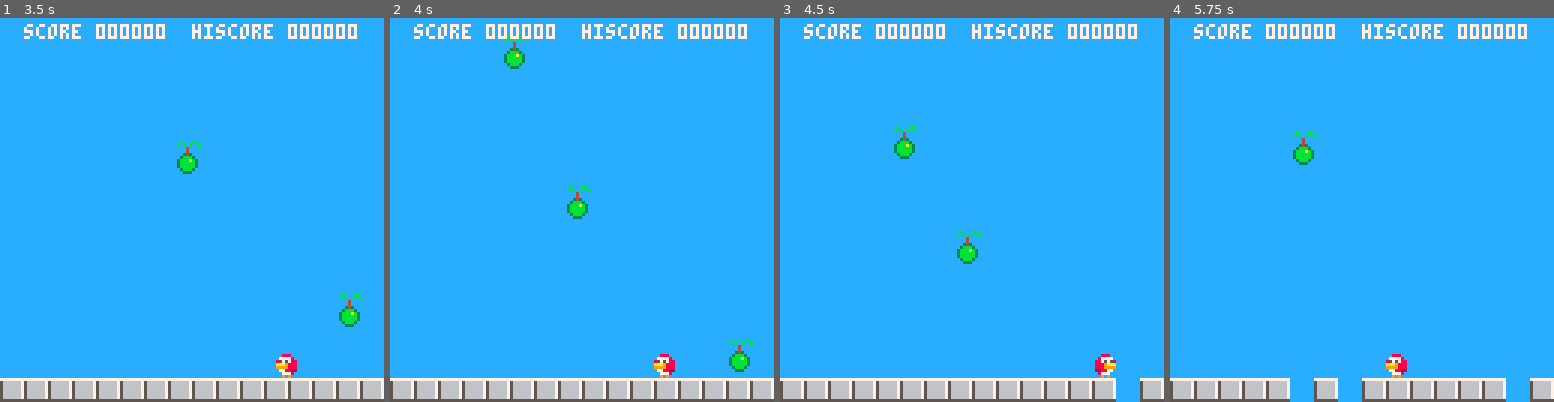
Above: before the commit, frames 1-4 (left to right).
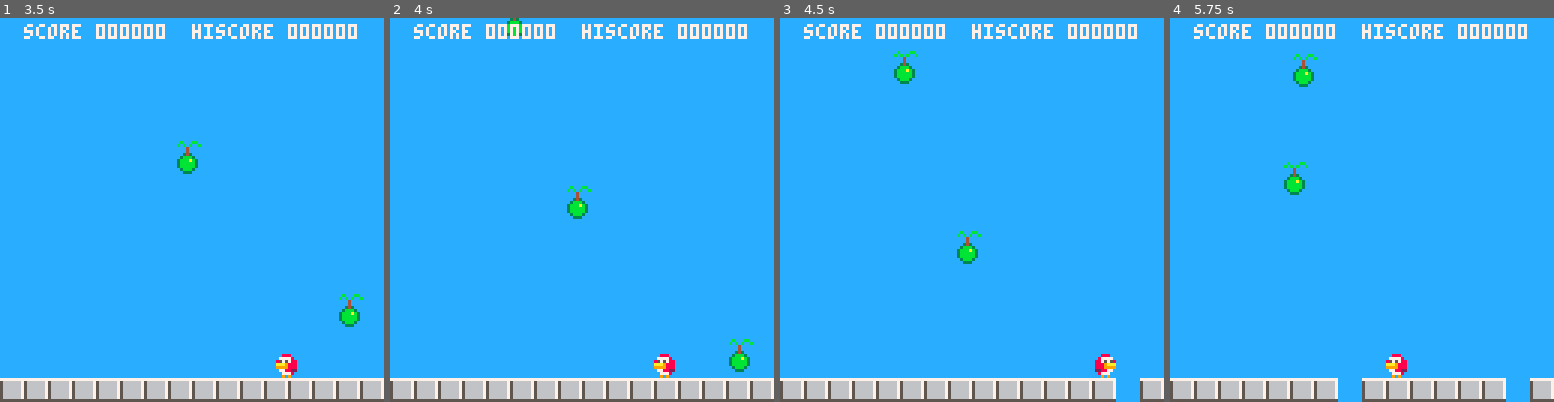
Above: after the commit, the same moments.

Repository: cbrwn/pico8carts
Game: PICO-8 cartridge lark.p8
Same seed, same stepped clock (60 frames per second), same inputs: the game is played once before the commit and once after it.
Inputs:
- Up to frame 1 (3.5 s): tap X (X key) at 0.33, 1.07, 1.85, 2.97 s; tap O (Z key) at 0.7, 1.7, 2.1, 2.5, 2.9, 3.3 s; hold Right 1.6-2.1 s; hold Right 2.47-3.03 s; hold Left from 3.08 s (still down)
- Up to frame 2 (4 s): release Left at 3.58 s; tap O (Z key) at 3.7 s
- Up to frame 3 (4.5 s): hold Right from 4.02 s (still down); tap X (X key) at 4.08 s; tap O (Z key) at 4.1 s
- Up to frame 4 (5.75 s): tap O (Z key) every 0.4 s from 4.5 to 5.7 s; release Right at 4.68 s; hold Left 5.08-5.68 s; tap X (X key) at 5.2 s

Frame 1 is identical in both runs. In frame 2, 0.4% of the frame differs, in the area x 29-36%, y 0-14%; in frame 3, 0.6%; in frame 4, 1.2%, in the area x 29-39%, y 9-100%.

Commit message:
quite annoying music

Diff:
--- a/lark.p8
+++ b/lark.p8
@@ -16,6 +16,7 @@
 tonguespeed=5
 
 function _init()
+	music(0)
 	a={}
 	floor={}
 	beans={}
@@ -97,7 +98,7 @@
 	end
 
 	beanspawntime -= 1
-	if beanspawntime<=0 and not player.dead then
+	if beanspawntime<=0 then
 		spawnbean()
 	end
 
@@ -115,6 +116,7 @@
 function updateplayer()
 	if player.dead then
 		if(player.s!=17)player.s=17
+		player.y -= (player.y-130)*0.1
 		return
 	end
 
@@ -284,10 +286,31 @@
 
 function killplayer()
 	player.dead=true
-
-	beans={}
-end
-
+	player.s=17
+end
+
+local maxcol=7
+function pointcolor(amt)
+	if(amt==300)return flr(rnd(16))
+	if(amt==100)return 11
+	if(amt==50)return 2
+	return 8
+end
+
+function addpoints(pts)
+	-- divide by 10 so it can go higher or something
+	score+=flr(pts/10)
+	if score>hiscore then
+		hiscore=score
+		dset(0,score)
+	end
+end
+
+-- ============
+--  bean stuff
+-- ============
+
+-- picks up a bean
 function takebean(b)
 	tongue.e=false
 
@@ -303,6 +326,22 @@
 	del(beans,b)
 end
 
+-- called when beanspawntime is
+-- <= 0
+function spawnbean()
+	local bx=rnd(120)
+	local t=0
+	if(rnd(100)<6)t=1
+	newbean(bx,-10,t)
+	beanspawntime=rnd(30)+spawninterval
+end
+
+-- =============
+--  floor stuff
+-- =============
+
+-- makes a repairman to fix the
+-- closest empty floor
 function fillclosestfloor()
 	local closest=-1
 	local closestdist=999
@@ -322,6 +361,8 @@
 	end
 end
 
+-- checks if there's a repairman
+-- repairing floor at index f
 function floorisrepairing(f)
 	for r in all(rpr) do
 		if(r.f==f)return true
@@ -329,35 +370,16 @@
 	return false
 end
 
+-- breaks floor f
 function breakfloor(f)
 	f.a=false
 end
 
-function padnumber(n,d)
-	local s=n..""
-	while #s<d do
-		s = "0"..s
-	end
-	return s
-end
-
-function printcenter(s,x,y,c)
-	print(s,x-(#s*2),y,c)
-end
-
-function cerp(s,d,t)
-	local c=(t*t*(3-2*t))
-	return s+(d-s)*c
-end
-
-local maxcol=7
-function pointcolor(amt)
-	if(amt==300)return flr(rnd(16))
-	if(amt==100)return 11
-	if(amt==50)return 2
-	return 8
-end
-
+-- ====================
+--  specific collision
+-- ====================
+
+-- is bean b hitting player p
 function beanhitplayer(b,p)
 	-- make bean hitbox a little
 	-- smaller than it should be
@@ -368,6 +390,7 @@
 	return true
 end
 
+-- is point p in bean b
 function pointinbean(p,b)
 	if(p.x<b.x  )return false
 	if(p.y<b.y-8)return false
@@ -376,6 +399,8 @@
 	return true
 end
 
+-- is point p in a floor
+-- used for stopping at edges
 function pointinfloor(p)
 	for f in all(floor) do
 		if f.a then
@@ -390,23 +415,36 @@
 	return false
 end
 
-function addpoints(pts)
-	-- divide by 10 so it can go higher or something
-	score+=flr(pts/10)
-	if score>hiscore then
-		hiscore=score
-		dset(0,score)
-	end
-end
-
-function spawnbean()
-	local bx=rnd(120)
-	local t=0
-	if(rnd(100)<6)t=1
-	newbean(bx,-10,t)
-	beanspawntime=rnd(30)+spawninterval
-end
-
+-- ==================
+--  useful functions
+-- ==================
+
+function printcenter(s,x,y,c)
+	print(s,x-(#s*2),y,c)
+end
+
+-- cubic interpolation
+-- start,destination,time(0..1)
+function cerp(s,d,t)
+	local c=(t*t*(3-2*t))
+	return s+(d-s)*c
+end
+
+-- pads a number with 0s until
+-- it is d in length
+function padnumber(n,d)
+	local s=n..""
+	while #s<d do
+		s = "0"..s
+	end
+	return s
+end
+
+-- ================
+--  actor creation
+-- ================
+
+-- generic actor
 function ma(s,x,y)
 	local act = {}
 	act.s = s
@@ -417,13 +455,15 @@
 	return act
 end
 
+-- new bean
 function newbean(x,y,t)
 	local bn={x=x,y=y,t=t}
-	bn.spd=flr(rnd(2))+1
+	bn.spd=1--flr(rnd(2))+1
 	add(beans,bn)
 	return bn
 end
 
+-- make a new tongue
 function newtongue(x,y,d)
 	tongue={x=x,y=y,d=d}
 	tongue.l=1 --length
@@ -431,6 +471,7 @@
 	tongue.tip={x=x,y=y}
 end
 
+-- makes a points popup
 function pointpop(amt,x,y,t)
 	local np={x=x,y=y,t=t,amt=amt}
 	add(ppop,np)
Not shown, changed: the music (__music__) section of lark.p8
Not shown, changed: the sound effects (__sfx__) section of lark.p8
